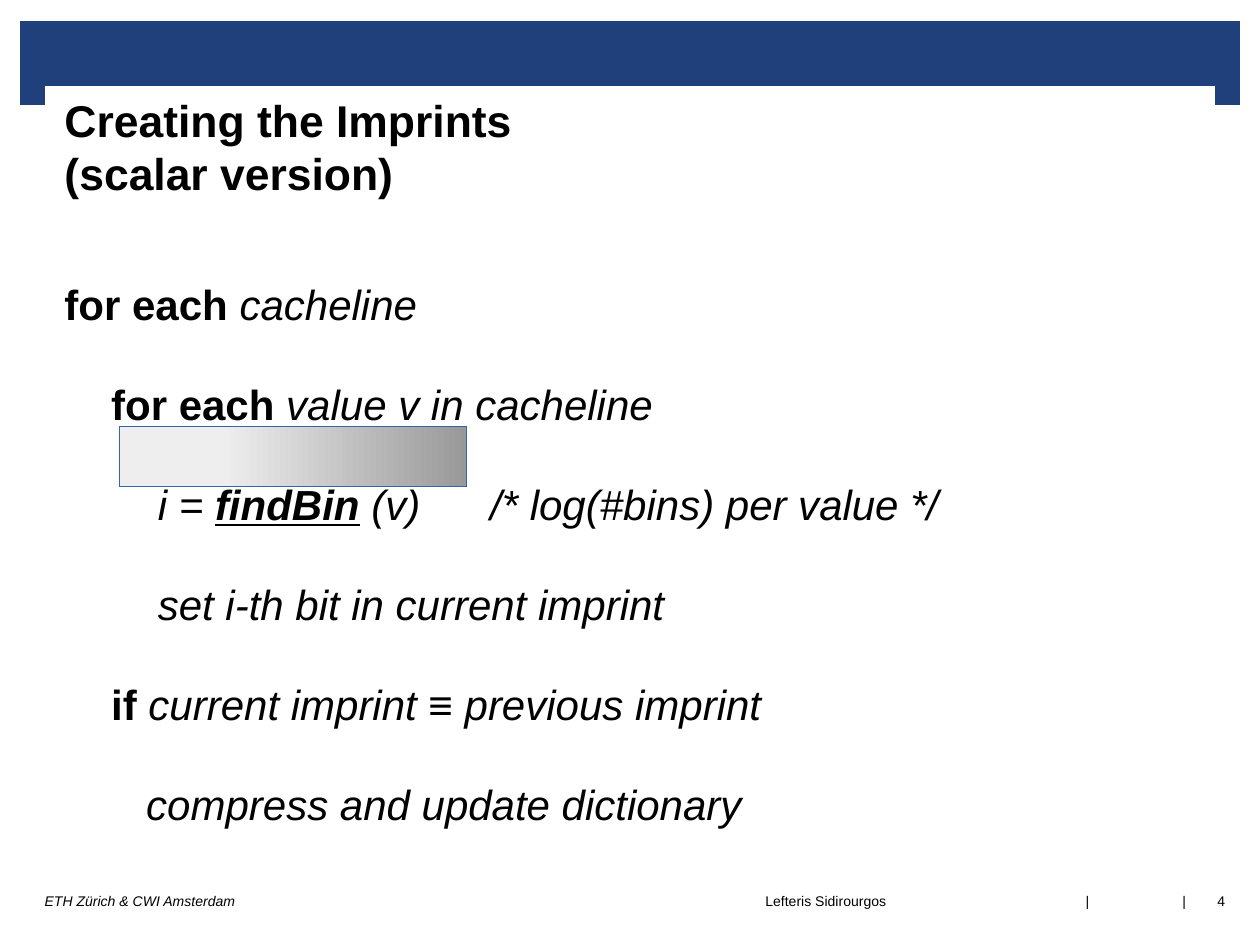
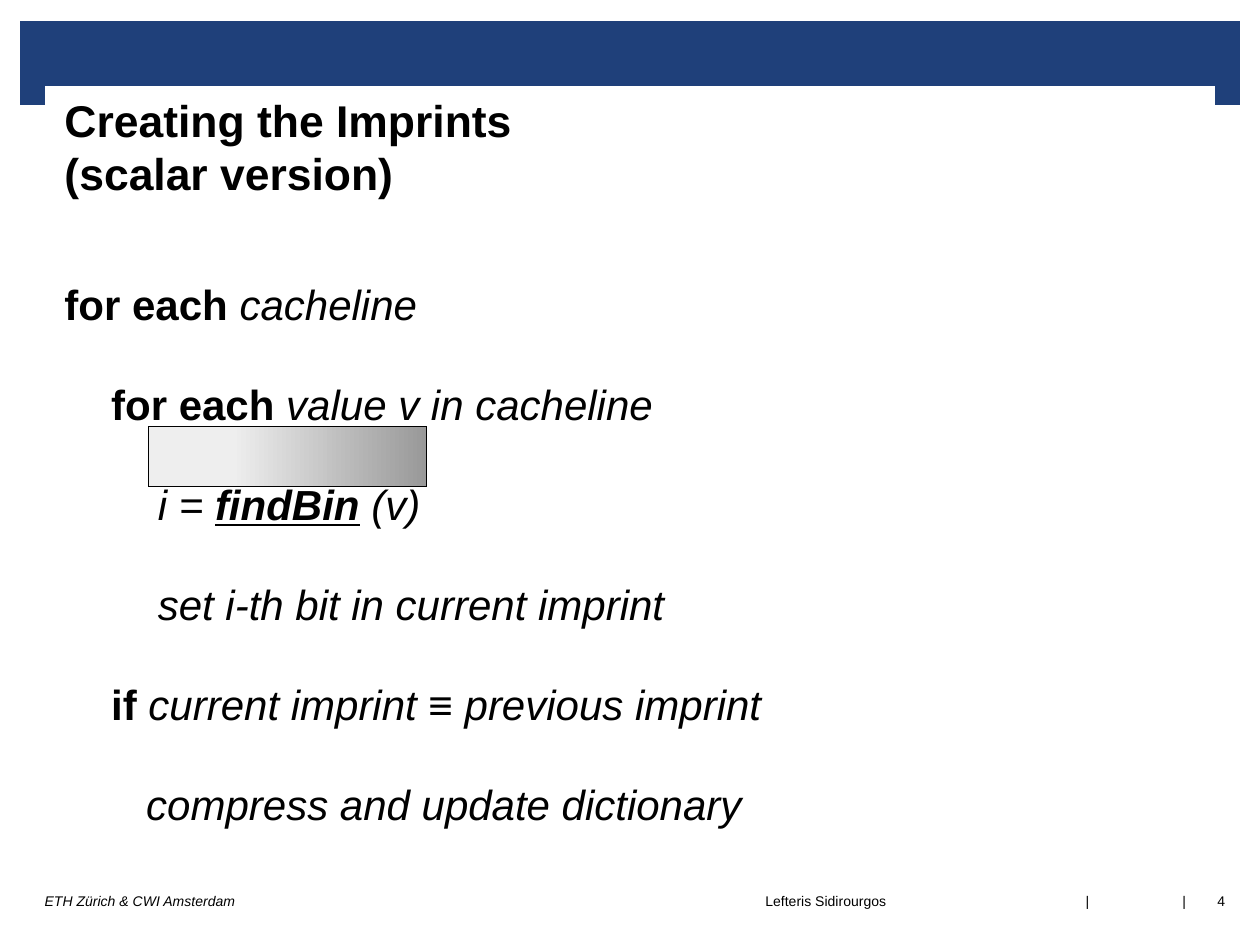
Before and after one commit to lsidir/imprints, a slide deck: slide 4 of DaMoN-paper/presentation/damon17.odp. Drawn at 1260x945 pixels with LibreOffice and Linux fonts; fonts in the diff are those of the drawing; background and template pictures are left out. Boxes give left, top, right and bottom in pixels: in the first picture for what was removed or moved away, otherwise in the second. Text is boxed around its words. In the diff, an @@ line names an element or a change of style, - is before the commit and + after.

Commit message:
presentation

```diff
--- a/DaMoN-paper/presentation/damon17.odp
+++ b/DaMoN-paper/presentation/damon17.odp
@@ rectangle resized from (x1=118, y1=427, x2=466, y2=486) to (x1=149, y1=427, x2=426, y2=486) @@
@@ rectangle at (x1=149, y1=427, x2=426, y2=486): outline #3465A4 0 pt to #000000 0 pt @@
@@ text at (x1=158, y1=489, x2=420, y2=529): text changed; bold on @@
-i = findBin (v) /* log(#bins) per value */
+i = findBin (v)
```
Also in this commit, not shown: 7 other slides changed.
